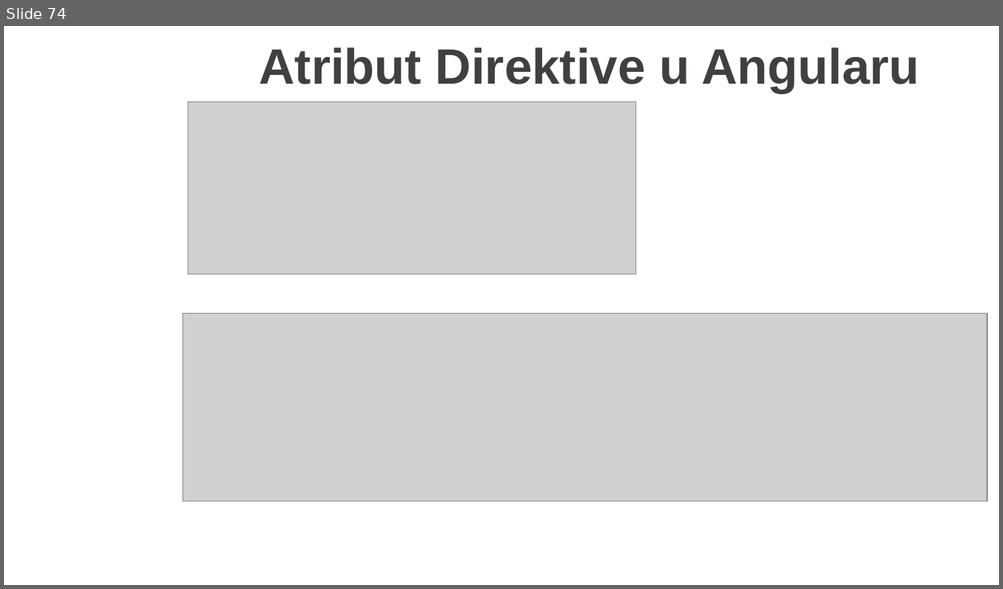
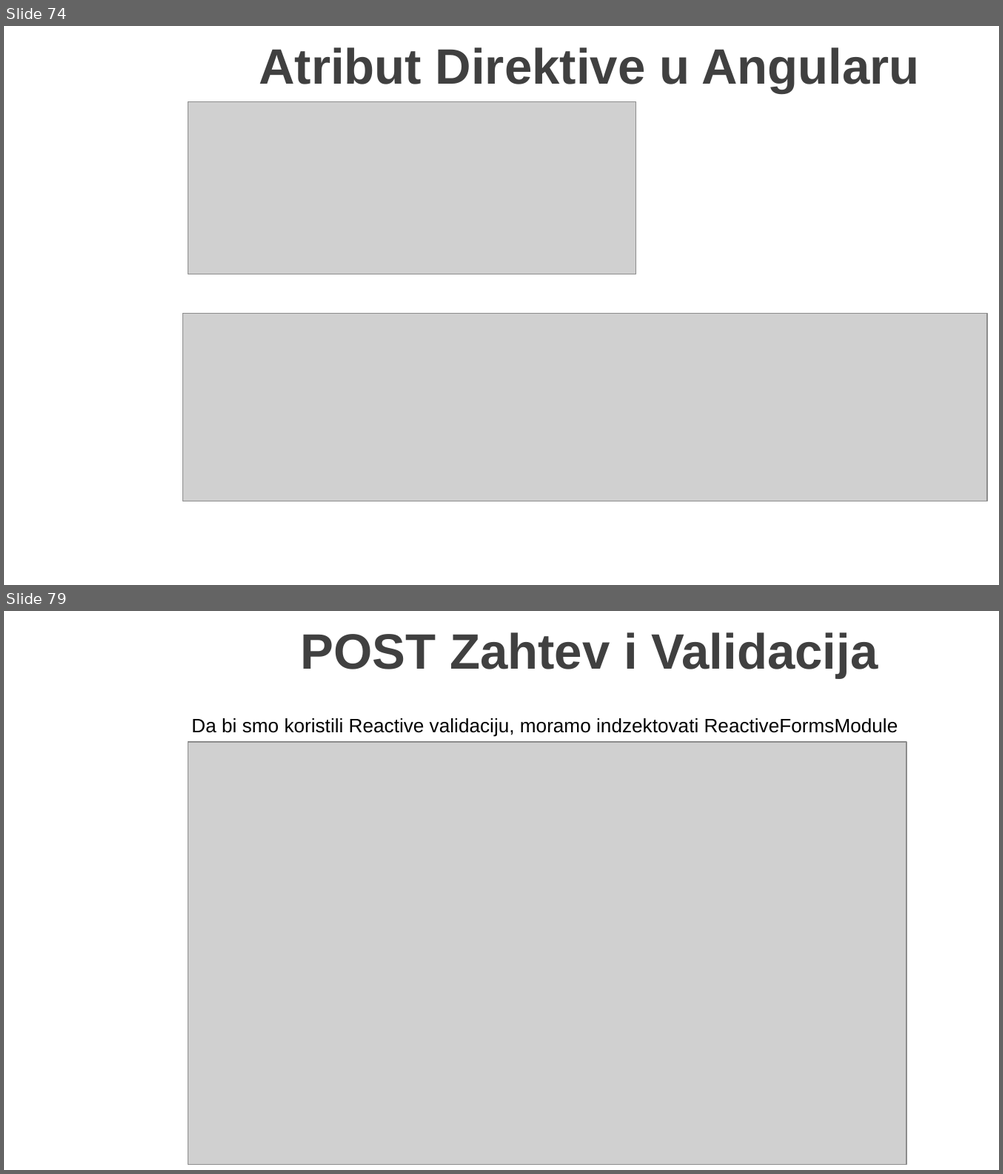
Before and after one commit to MarinkoSpasojevic/predavanje-netcore-angular, a slide deck: .NET Core i Angular Web Dev.pptx. Shown one above the other, each under a label of ours: slide 74 before the commit, slides 74 and 79 after it; the slides between them are not shown. The pictures are 1003x589 and 1003x1174 pixels, drawn with LibreOffice and Linux fonts; fonts in the diff are those of the drawing; grey boxes stand for pictures; background and template pictures are left out. Boxes give left, top, right and bottom in pixels: in the first picture for what was removed or moved away, otherwise in the second. Text is boxed around its words. In the diff, an @@ line names an element or a change of style, - is before the commit and + after.

```diff
--- a/.NET Core i Angular Web Dev.pptx
+++ b/.NET Core i Angular Web Dev.pptx
@@ slide 79 added at (4, 611, 999, 1170), background picture (left out) @@
@@ title added at (301, 632, 877, 678), 36 pt, text #404040, bold @@
+POST Zahtev i Validacija
@@ text added at (191, 718, 898, 737), 14 pt, text #000000 @@
+Da bi smo koristili Reactive validaciju, moramo indzektovati ReactiveFormsModule
@@ picture added at (188, 742, 906, 1165) @@
```
Also in this commit, not shown: 13 other slides added, 11 other files.
